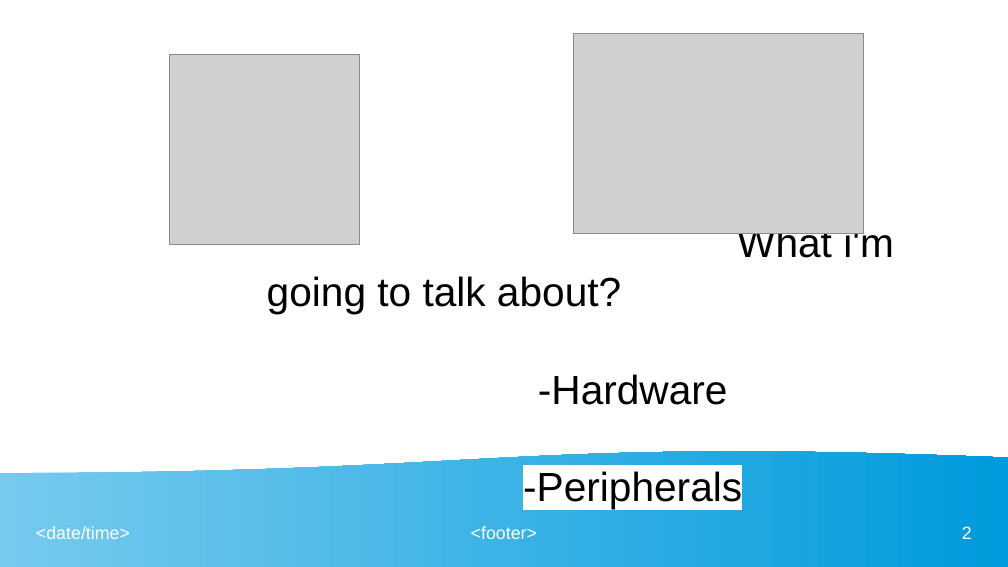
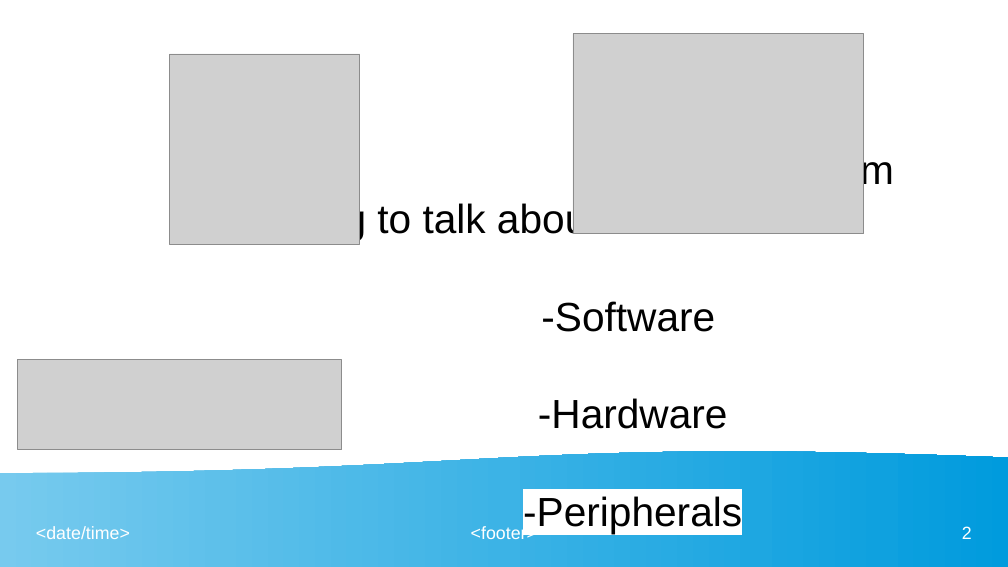
Before and after one commit to sergiomunozvillullas/inglesYempresa, a slide deck: slide 2 of ingles/peripherals.odp. Drawn at 1008x567 pixels with LibreOffice and Linux fonts; fonts in the diff are those of the drawing; grey boxes stand for pictures. Boxes give left, top, right and bottom in pixels: in the first picture for what was removed or moved away, otherwise in the second. Text is boxed around its words. In the diff, an @@ line names an element or a change of style, - is before the commit and + after.

```diff
--- a/ingles/peripherals.odp
+++ b/ingles/peripherals.odp
@@ subtitle at (541,301,715,332): paragraph added @@
+-Software
@@ picture added at (18,360,342,450) @@
```
Also in this commit, not shown: 1 other slide changed, 9 slides added, 7 slides removed, 6 other files.
